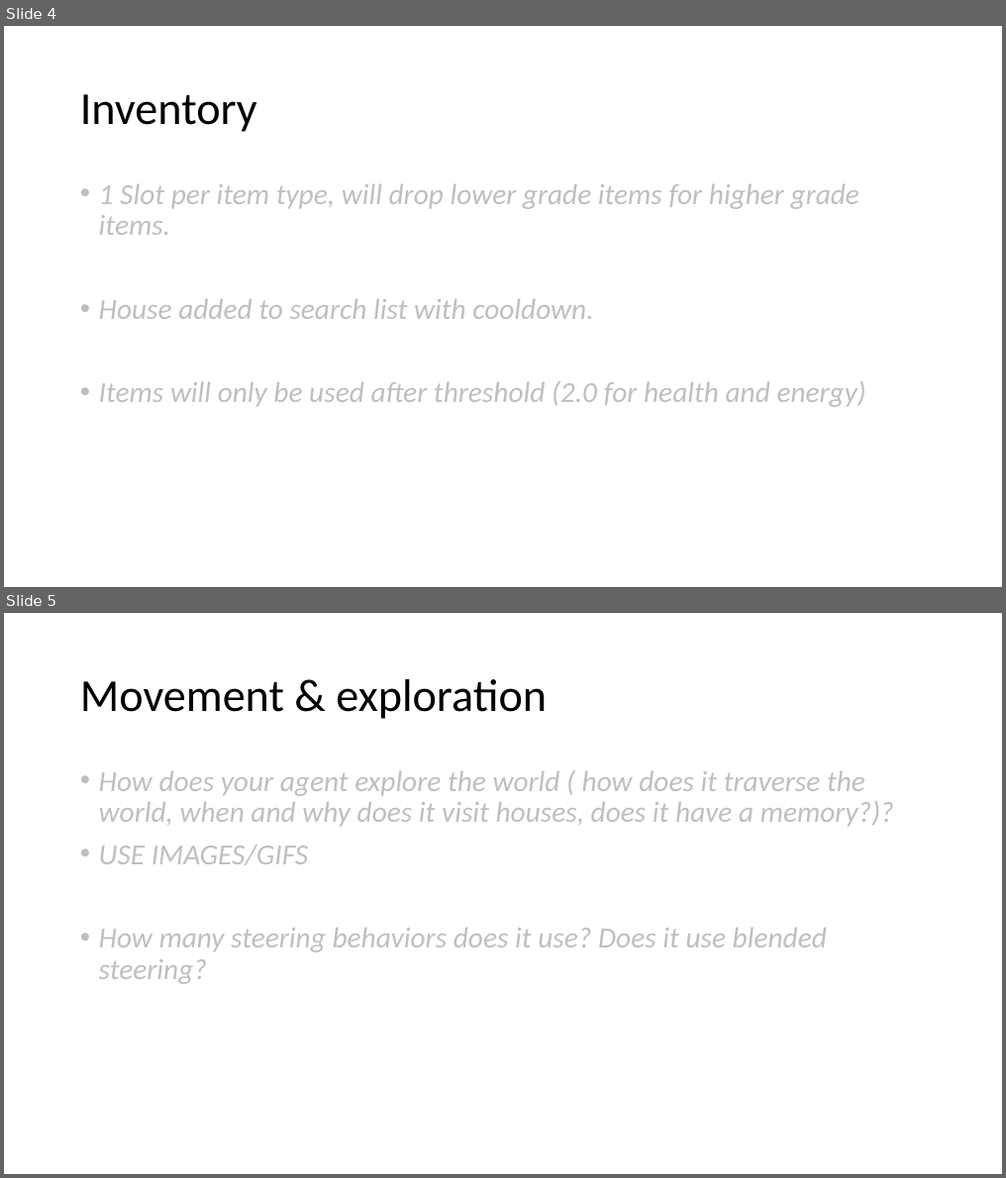
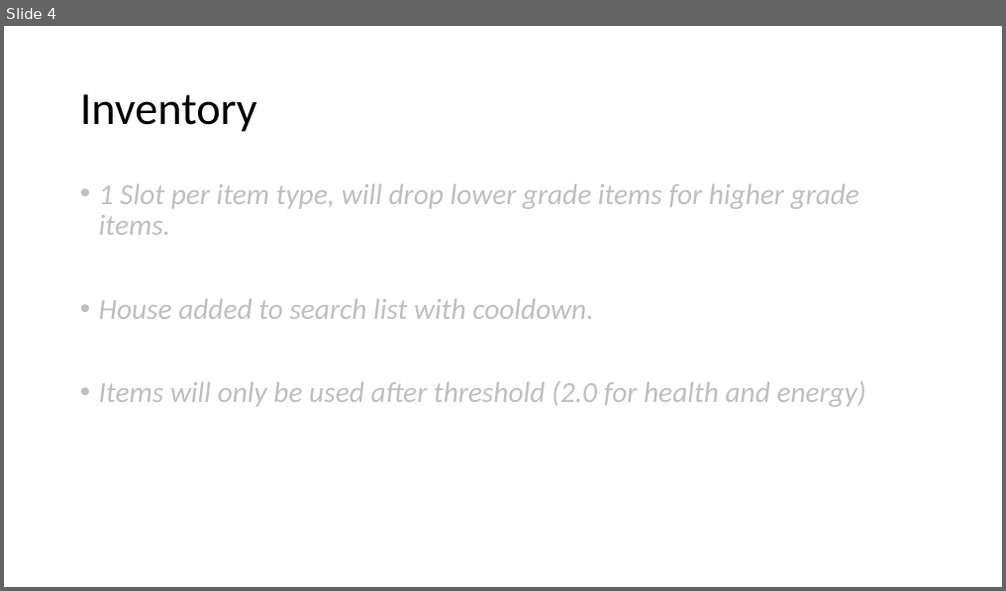
Before and after one commit to SixArne/GameplayProgrammingZombieGame, a slide deck: GPP_ZombieAI_LastNameFirstName_2DAEXX.pptx. Shown one above the other, each under a label of ours: slides 4 and 5 before the commit, slide 4 after it. The pictures are 1006x1178 and 1006x591 pixels, drawn with LibreOffice and Linux fonts; fonts in the diff are those of the drawing. Boxes give left, top, right and bottom in pixels: in the first picture for what was removed or moved away, otherwise in the second. Text is boxed around its words. In the diff, an @@ line names an element or a change of style, - is before the commit and + after.

```diff
--- a/GPP_ZombieAI_LastNameFirstName_2DAEXX.pptx
+++ b/GPP_ZombieAI_LastNameFirstName_2DAEXX.pptx
@@ slide 5 removed at [4, 613, 1002, 1174], background #FFFFFF @@
@@ title removed at [80, 679, 547, 719] @@
-Movement & exploration
@@ text removed at [99, 771, 894, 984] @@
-• How does your agent explore the world ( how does it traverse the world, when and why does it visit houses, does it have a memory?)?
-• USE IMAGES/GIFS
-• How many steering behaviors does it use? Does it use blended steering?
```
Also in this commit, not shown: 3 slides changed, 2 slides added, 1 other slide removed, 5 other files.
